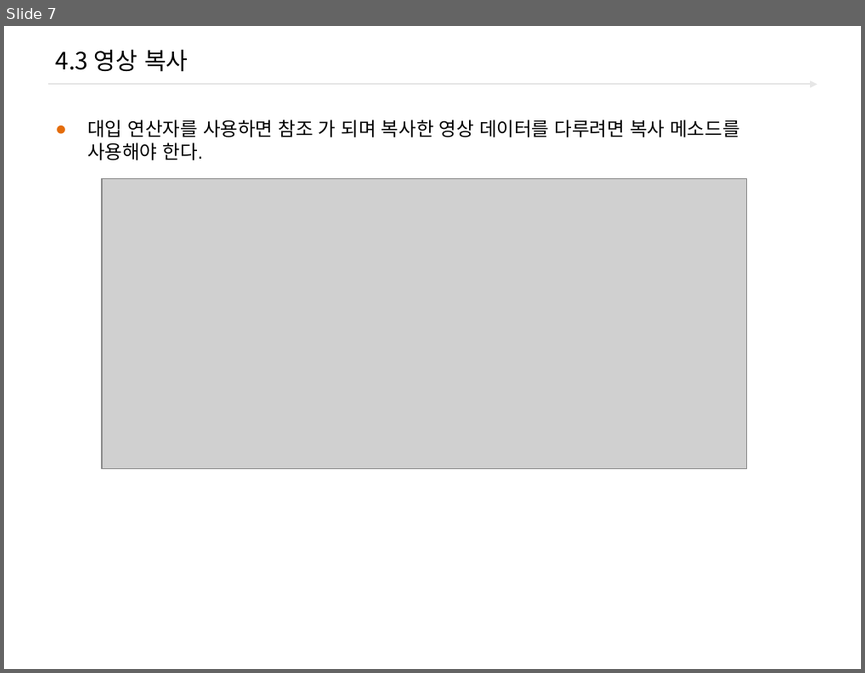
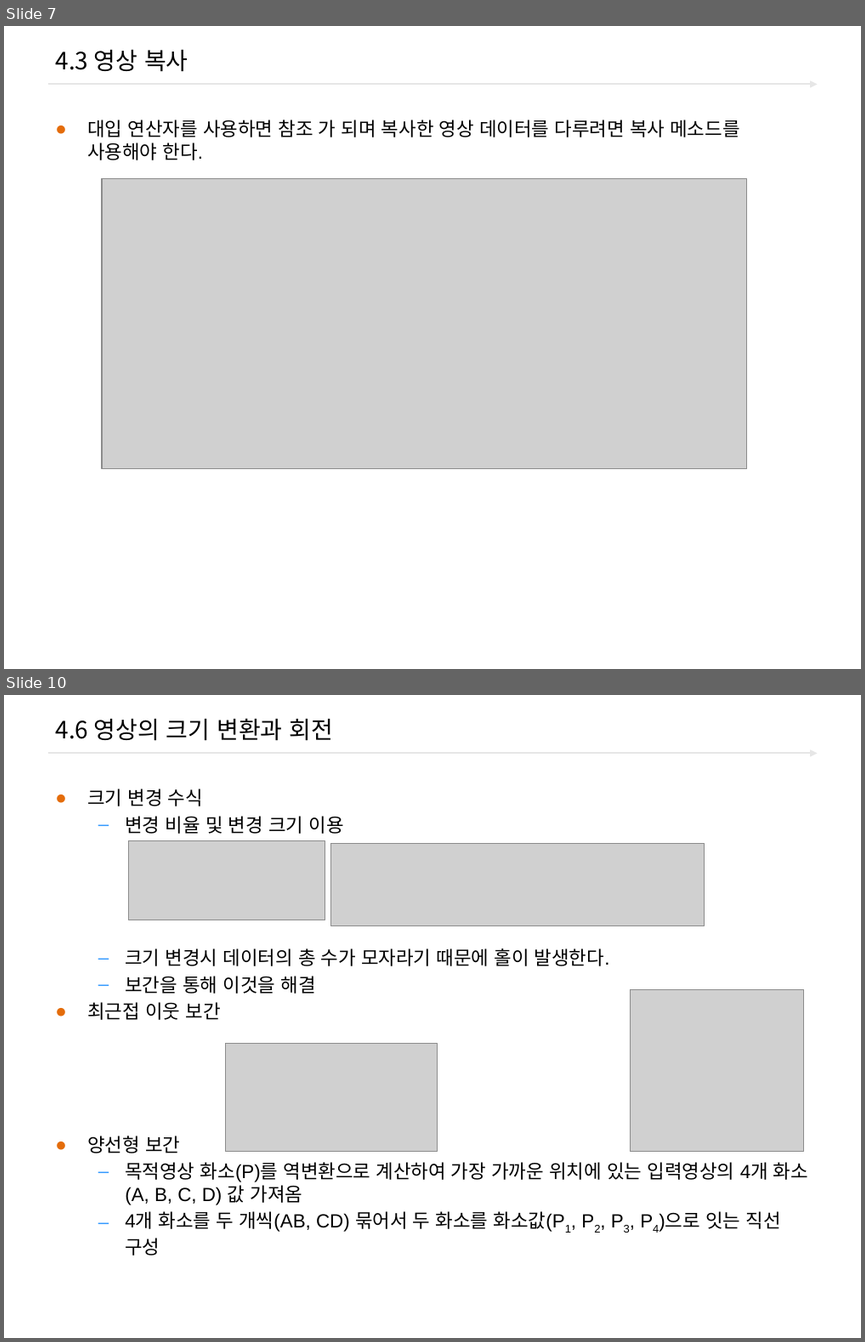
Before and after one commit to freshmea/ict_robot_dajung, a slide deck: pdf_ppt/2.OpenCV/Open_cv_04_기본 연산.pptx. Shown one above the other, each under a label of ours: slide 7 before the commit, slides 7 and 10 after it; the slides between them are not shown. The pictures are 865x673 and 865x1342 pixels, drawn with LibreOffice and Linux fonts; fonts in the diff are those of the drawing; grey boxes stand for pictures; background and template pictures are left out. Boxes give left, top, right and bottom in pixels: in the first picture for what was removed or moved away, otherwise in the second. Text is boxed around its words. In the diff, an @@ line names an element or a change of style, - is before the commit and + after.

```diff
--- a/pdf_ppt/2.OpenCV/Open_cv_04_기본 연산.pptx
+++ b/pdf_ppt/2.OpenCV/Open_cv_04_기본 연산.pptx
@@ slide 10 added at [4, 695, 861, 1338], background #FFFFFF; not listed: 1 template element that a slide beside it also shows @@
@@ title added at [55, 718, 334, 741], 20 pt, text #000000 @@
+4.6 영상의 크기 변환과 회전
@@ text added at [87, 789, 808, 1255], 16 pt, text #000000 @@
+● 크기 변경 수식
+  – 변경 비율 및 변경 크기 이용
+  – 크기 변경시 데이터의 총 수가 모자라기 때문에 홀이 발생한다.
+  – 보간을 통해 이것을 해결
+● 최근접 이웃 보간
+● 양선형 보간
+  – 목적영상 화소(P)를 역변환으로 계산하여 가장 가까운 위치에 있는 입력영상의 4개 화소(A, B, C, D) 값 가져옴
+  – 4개 화소를 두 개씩(AB, CD) 묶어서 두 화소를 화소값(P1, P2, P3, P4)으로 잇는 직선 구성
@@ picture added at [129, 840, 325, 919] @@
@@ picture added at [331, 843, 704, 925] @@
@@ picture added at [630, 990, 804, 1151] @@
@@ picture added at [225, 1043, 437, 1151] @@
```
Also in this commit, not shown: 1 slide changed, 8 other slides added.
